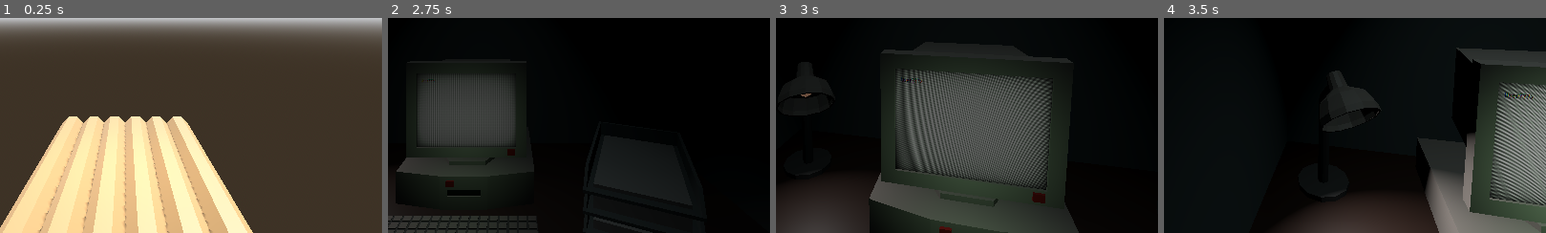
Above: before the commit, frames 1-4 (left to right).
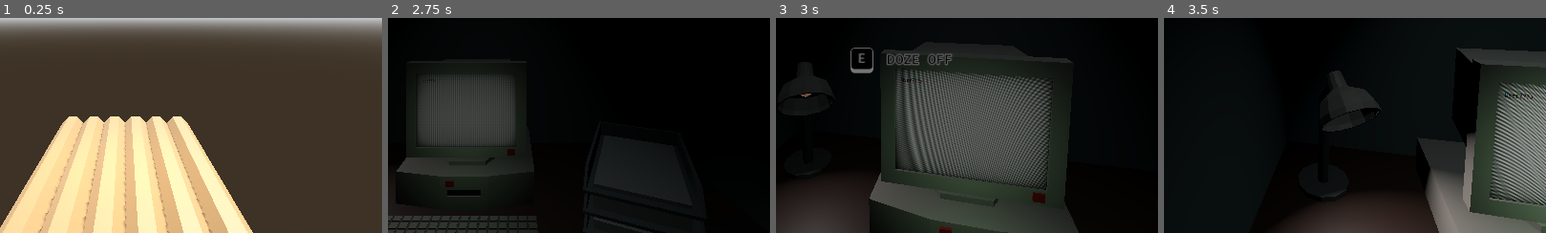
Above: after the commit, the same moments.

Repository: triangle-int/inner-inhabited
Game: Godot game, scene res://scenes/fpv/test_raft.tscn
The game is run twice, just before and just after one commit, with the same random seed, the same clock (stepped at 60 frames per second) and the same inputs. This scene is started directly instead of the project's main scene.
Inputs (mouse positions are % of the whole screen's width and height, from its top left):
- Up to frame 1 (0.25 s): no input
- Up to frame 2 (2.75 s): tap Enter at 0.5 s; move the mouse to (72, 45) at 0.52 s; hold E (interact, bound only after the commit) 0.53-1.28 s; hold W (move_forward) from 0.53 s (still down); click (72, 45) at 0.67 s; tap Space at 0.77, 1.52, 2 s; move the mouse to (45, 50) at 1.27 s; right-click (45, 50) at 1.35 s; tap E (interact, bound only after the commit) at 1.55, 2.3 s; move the mouse to (52, 48) at 2.02 s; hold D (delete_node) from 2.03 s (still down)
- Up to frame 3 (3 s): keep holding W (move_forward); move the mouse to (49, 52) at 2.77 s; release D (delete_node) at 2.78 s; click (49, 52) at 2.85 s
- Up to frame 4 (3.5 s): keep holding W (move_forward); tap Space at 3.02 s; tap E (interact, bound only after the commit) at 3.05 s
The pictures show only the part of the screen within x 34-84%, y 50-100%; the shares and areas given below are measured in that part.

Frames 1-2 are identical in both runs. In frame 3, 0.7% of the frame differs, in the area x 19-46%, y 13-26%; in frame 4, nothing differs.

Commit message:
Added basic interaction

Diff:
--- a/project.godot
+++ b/project.godot
@@ -101,6 +101,11 @@
 "events": [Object(InputEventKey,"resource_local_to_scene":false,"resource_name":"","device":-1,"window_id":0,"alt_pressed":false,"shift_pressed":false,"ctrl_pressed":false,"meta_pressed":false,"pressed":false,"keycode":0,"physical_keycode":83,"key_label":0,"unicode":115,"echo":false,"script":null)
 ]
 }
+interact={
+"deadzone": 0.5,
+"events": [Object(InputEventKey,"resource_local_to_scene":false,"resource_name":"","device":-1,"window_id":0,"alt_pressed":false,"shift_pressed":false,"ctrl_pressed":false,"meta_pressed":false,"pressed":false,"keycode":0,"physical_keycode":69,"key_label":0,"unicode":101,"echo":false,"script":null)
+]
+}
 
 [rendering]
 
--- a/scenes/fpv/environment/office_cell.tscn
+++ b/scenes/fpv/environment/office_cell.tscn
@@ -1,9 +1,13 @@
-[gd_scene load_steps=5 format=3 uid="uid://t3gja6q6n1q"]
+[gd_scene load_steps=7 format=3 uid="uid://t3gja6q6n1q"]
 
 [ext_resource type="PackedScene" uid="uid://56js0cahbxuq" path="res://models/table/table.tscn" id="1_cq7yt"]
 [ext_resource type="PackedScene" uid="uid://c0c3c1hneqpvy" path="res://models/lamp/lamp.tscn" id="2_ablob"]
 [ext_resource type="PackedScene" uid="uid://bvda6gxwk0oer" path="res://models/computer/computer.tscn" id="3_1y8fa"]
 [ext_resource type="PackedScene" uid="uid://jd4ln17vtkoe" path="res://models/paper_holder/paper_holder.tscn" id="4_3xxql"]
+[ext_resource type="Script" path="res://scripts/fpv/interaction/computer_interaction_area.gd" id="5_rhtfv"]
+
+[sub_resource type="BoxShape3D" id="BoxShape3D_iuw8m"]
+size = Vector3(1.07303, 1, 0.415649)
 
 [node name="OfficeCell" type="Node3D"]
 
@@ -26,3 +30,16 @@
 light_color = Color(0.878431, 0.996078, 1, 1)
 light_energy = 0.5
 spot_angle = 25.85
+
+[node name="ComputerInteractionArea" type="Area3D" parent="."]
+script = ExtResource("5_rhtfv")
+
+[node name="CollisionShape3D" type="CollisionShape3D" parent="ComputerInteractionArea"]
+transform = Transform3D(1, 0, 0, 0, 1, 0, 0, 0, 1, -0.18483, 0.471703, 0.21505)
+shape = SubResource("BoxShape3D_iuw8m")
+
+[node name="CameraExitPosition" type="Node3D" parent="ComputerInteractionArea"]
+transform = Transform3D(1, 0, 0, 0, 1, 0, 0, 0, 1, -0.118, 1.315, -0.263794)
+
+[connection signal="body_entered" from="ComputerInteractionArea" to="ComputerInteractionArea" method="_on_body_entered"]
+[connection signal="body_exited" from="ComputerInteractionArea" to="ComputerInteractionArea" method="_on_body_exited"]
--- a/scenes/fpv/main.tscn
+++ b/scenes/fpv/main.tscn
@@ -28,6 +28,11 @@
 
 [node name="Player" parent="PlayerSnap" instance=ExtResource("1_7os2t")]
 transform = Transform3D(1, 0, 0, 0, 1, 0, 0, 0, 1, 0, 0, -6)
+movement_speed = 5.0
+rotation_speed = 0.005
+min_rotation_angle = -60.0
+max_rotation_angle = 60.0
+slide_time = 1.0
 
 [node name="MovingStatue" parent="." node_paths=PackedStringArray("player") instance=ExtResource("5_5uogj")]
 transform = Transform3D(1, 0, 0, 0, 1, 0, 0, 0, 1, 0, 0, 10)
--- a/scenes/fpv/player.tscn
+++ b/scenes/fpv/player.tscn
@@ -1,9 +1,23 @@
-[gd_scene load_steps=3 format=3 uid="uid://caicjo8jm4mf0"]
+[gd_scene load_steps=6 format=3 uid="uid://caicjo8jm4mf0"]
 
 [ext_resource type="Script" path="res://scripts/fpv/player.gd" id="1_qbcyw"]
+[ext_resource type="Theme" uid="uid://yrgk4422x7hg" path="res://ui/terminal_theme.tres" id="2_r1ln6"]
+[ext_resource type="Script" path="res://scripts/fpv/interaction_box.gd" id="2_tksur"]
 
 [sub_resource type="CapsuleShape3D" id="CapsuleShape3D_y14af"]
 radius = 0.3
+
+[sub_resource type="StyleBoxFlat" id="StyleBoxFlat_tm03a"]
+bg_color = Color(0, 0, 0, 1)
+border_width_left = 1
+border_width_top = 1
+border_width_right = 1
+border_width_bottom = 6
+border_color = Color(1, 1, 1, 1)
+corner_radius_top_left = 5
+corner_radius_top_right = 5
+corner_radius_bottom_right = 5
+corner_radius_bottom_left = 5
 
 [node name="Player" type="CharacterBody3D"]
 floor_snap_length = 0.0
@@ -17,3 +31,51 @@
 transform = Transform3D(1, 0, 0, 0, 1, 0, 0, 0, 1, 0, 1.7, 0)
 
 [node name="Camera3D" type="Camera3D" parent="Head"]
+
+[node name="HUD" type="Control" parent="."]
+layout_mode = 3
+anchors_preset = 15
+anchor_right = 1.0
+anchor_bottom = 1.0
+grow_horizontal = 2
+grow_vertical = 2
+
+[node name="InteractionBox" type="HBoxContainer" parent="HUD"]
+layout_mode = 1
+anchors_preset = 8
+anchor_left = 0.5
+anchor_top = 0.5
+anchor_right = 0.5
+anchor_bottom = 0.5
+offset_left = -341.0
+offset_top = 45.0
+offset_right = 342.0
+offset_bottom = 83.0
+grow_horizontal = 2
+grow_vertical = 2
+theme_override_constants/separation = 20
+alignment = 1
+script = ExtResource("2_tksur")
+
+[node name="PanelContainer" type="PanelContainer" parent="HUD/InteractionBox"]
+custom_minimum_size = Vector2(34, 38)
+layout_mode = 2
+theme_override_styles/panel = SubResource("StyleBoxFlat_tm03a")
+
+[node name="Label" type="Label" parent="HUD/InteractionBox/PanelContainer"]
+layout_mode = 2
+theme = ExtResource("2_r1ln6")
+theme_override_colors/font_color = Color(1, 1, 1, 1)
+theme_override_font_sizes/font_size = 20
+text = "E"
+horizontal_alignment = 1
+vertical_alignment = 1
+
+[node name="Label" type="Label" parent="HUD/InteractionBox"]
+layout_mode = 2
+theme = ExtResource("2_r1ln6")
+theme_override_colors/font_color = Color(0, 0, 0, 1)
+theme_override_colors/font_outline_color = Color(1, 1, 1, 1)
+theme_override_constants/outline_size = 5
+theme_override_font_sizes/font_size = 20
+text = "INTERACT"
--- /dev/null
+++ b/scripts/fpv/interaction/computer_interaction_area.gd
@@ -0,0 +1,18 @@
+extends Area3D
+
+@onready var camera_exit_position: Node3D = $CameraExitPosition
+
+
+func _on_body_entered(body: Node3D) -> void:
+	if body is Player:
+		body.enable_interaction("DOZE OFF", self)
+
+
+func _on_body_exited(body: Node3D) -> void:
+	if body is Player:
+		body.disable_interaction()
+
+
+func interact(player: Player) -> void:
+	player.disable_interaction()
+	print("interacting")
--- /dev/null
+++ b/scripts/fpv/interaction_box.gd
@@ -0,0 +1,25 @@
+extends HBoxContainer
+class_name InteractionBox
+
+@onready var label: Label = $Label
+
+var tween: Tween
+
+
+func _ready() -> void:
+	modulate.a = 0.0
+
+
+func show_interaction(action_name: String) -> void:
+	label.text = action_name
+	if tween != null:
+		tween.kill()
+	tween = create_tween()
+	tween.tween_property(self, "modulate:a", 1.0, 0.2)
+
+
+func hide_interaction() -> void:
+	if tween != null:
+		tween.kill()
+	tween = create_tween()
+	tween.tween_property(self, "modulate:a", 0.0, 0.2)
--- a/scripts/fpv/player.gd
+++ b/scripts/fpv/player.gd
@@ -2,6 +2,7 @@
 extends CharacterBody3D
 
 signal entered_raft
+signal can_interact
 
 @export var movement_speed := 5.0
 @export var rotation_speed := 0.005
@@ -11,9 +12,12 @@
 
 @onready var head: Node3D = $Head
 @onready var camera: Camera3D = $Head/Camera3D
+@onready var interaction_box: InteractionBox = $HUD/InteractionBox
 
 var on_raft := false
 var can_move := true
+
+var interactable_object: Node
 
 
 func _ready() -> void:
@@ -25,6 +29,9 @@
 		Input.set_mouse_mode(Input.MOUSE_MODE_CAPTURED)
 	elif event.is_action_pressed("ui_cancel"):
 		Input.set_mouse_mode(Input.MOUSE_MODE_VISIBLE)
+
+	if event.is_action_pressed("interact") and interactable_object != null:
+		interactable_object.interact(self)
 
 	if Input.get_mouse_mode() == Input.MOUSE_MODE_CAPTURED and event is InputEventMouseMotion \
 		and can_move:
@@ -62,3 +69,14 @@
 
 func is_moving() -> bool:
 	return velocity.length_squared() > 0
+
+
+func enable_interaction(text: String, object: Node) -> void:
+	interaction_box.show_interaction(text)
+	interactable_object = object
+	can_interact.emit()
+
+
+func disable_interaction() -> void:
+	interaction_box.hide_interaction()
+	interactable_object = null
--- a/scripts/fpv/terminal/terminal_player_spawn.gd
+++ b/scripts/fpv/terminal/terminal_player_spawn.gd
@@ -19,6 +19,8 @@
 		tween.tween_property(path_follow_3d, "progress_ratio", 1.0, animation_duration)\
 			.set_ease(Tween.EASE_IN_OUT).set_trans(Tween.TRANS_QUAD)
 		tween.tween_callback(end_animation)
+		await player.can_interact
+		player.disable_interaction()
 
 
 func end_animation() -> void:
Not shown: 1 places in scenes/autoloads/level_switcher.tscn that only renumber resources
Not shown: 1 places in scenes/fpv/environment/office_cells.tscn that only renumber resources
Not shown: 1 places in scenes/fpv/main.tscn that only renumber resources
Not shown: 1 places in scenes/terminal/terminal.tscn that only renumber resources
